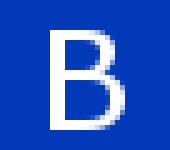
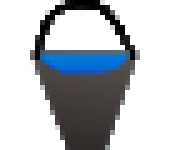
Comparing the layer stacks of the two 170px x 150px images. Changes:
removed layer "B" over [50, 30, 125, 130]
painted on "Tło" over [0, 0, 170, 150]
